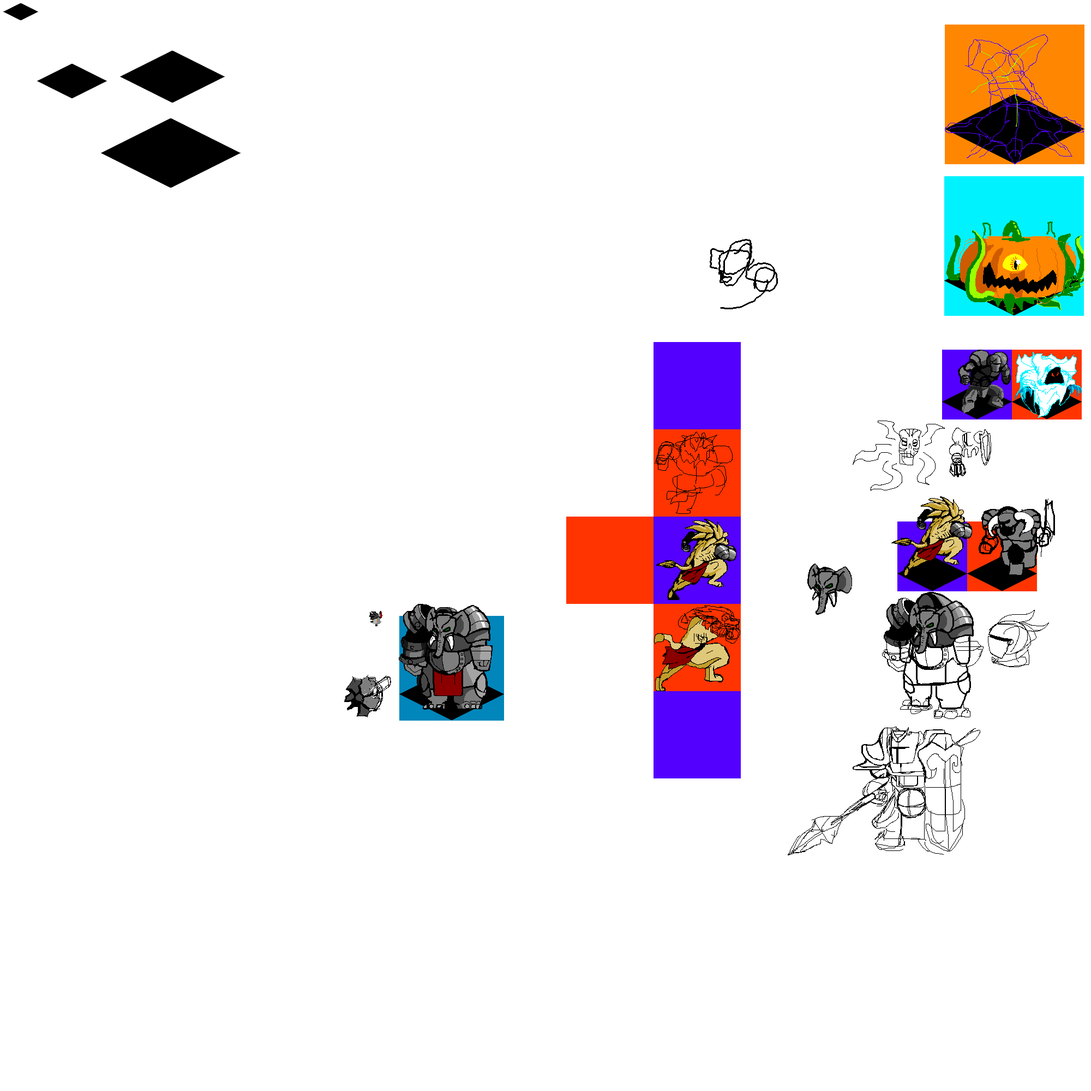
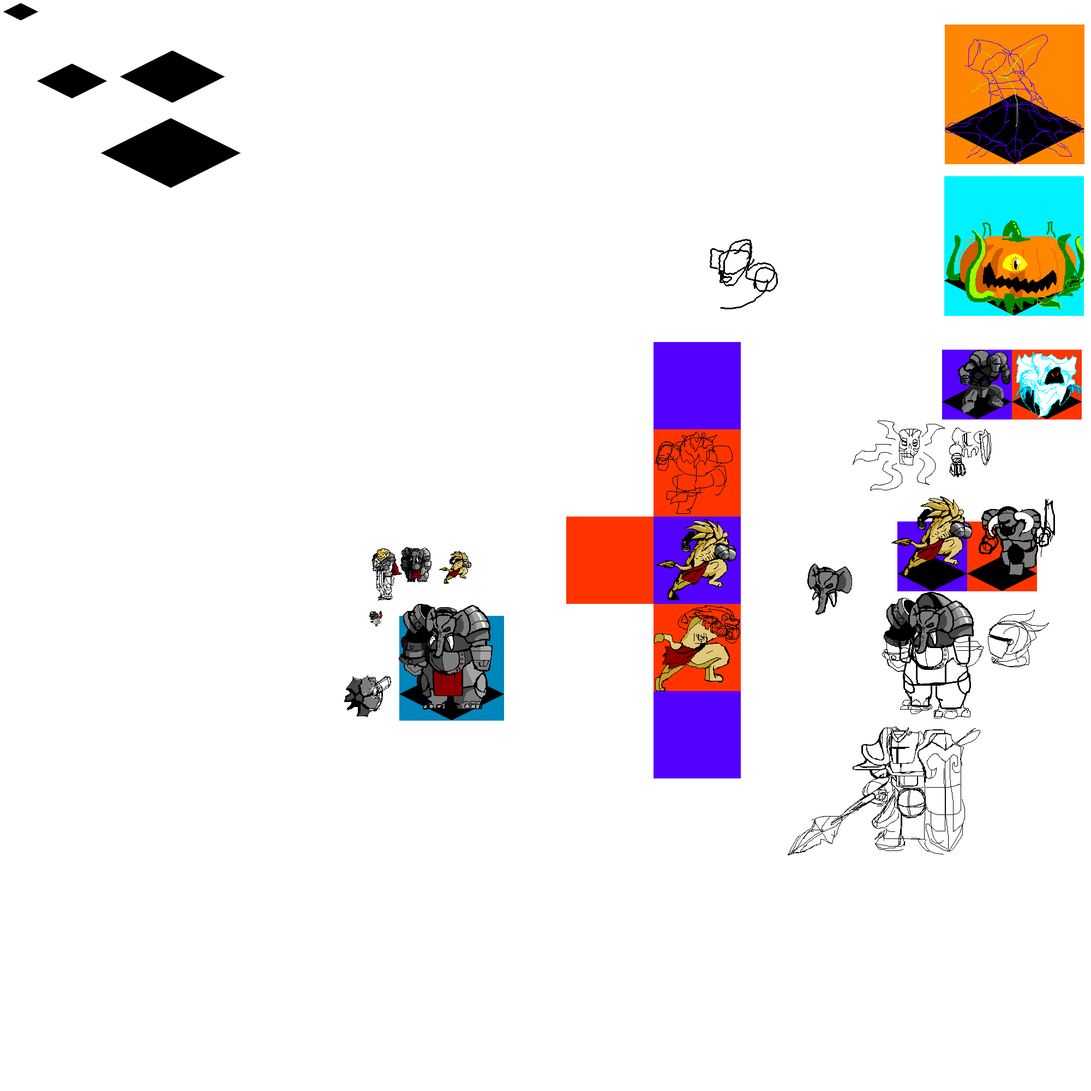
Layered file, before and after one edit (w=1091, h=1091). Changes by layer:
painted on "New Layer" over [371, 547, 472, 601]
